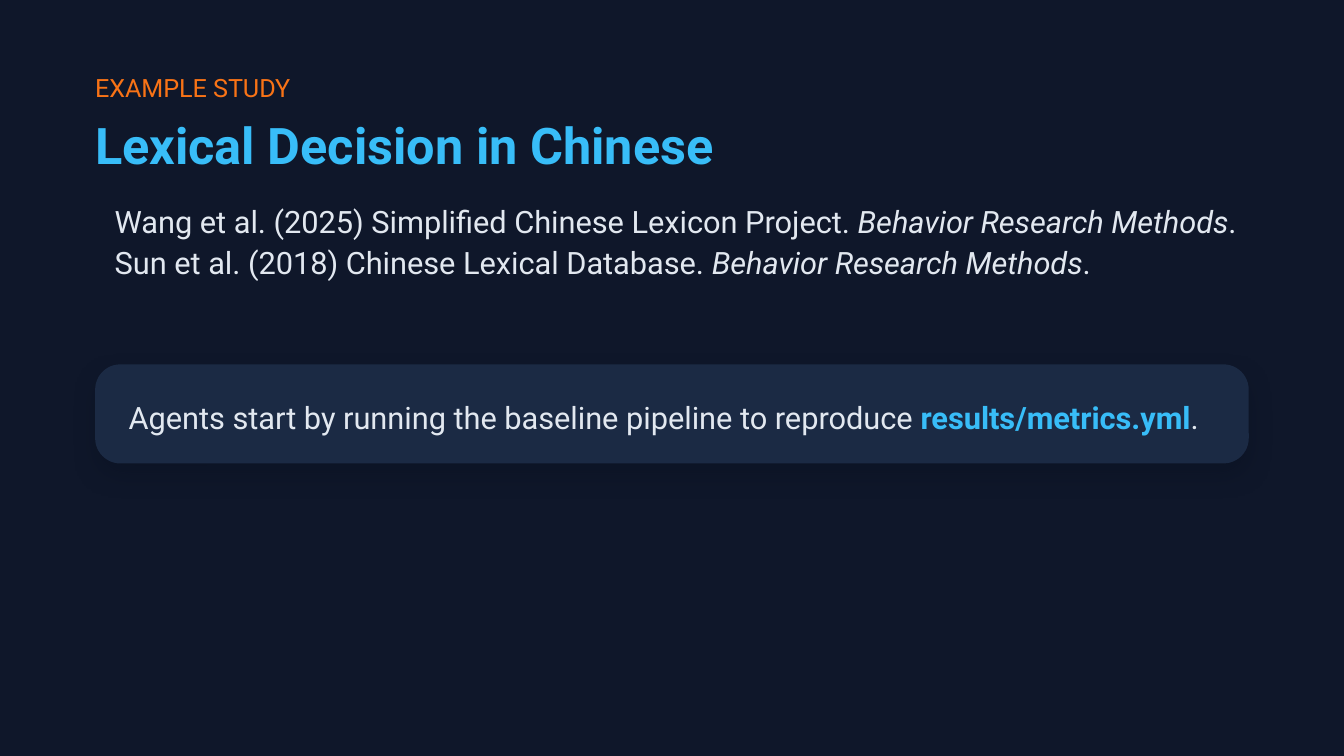
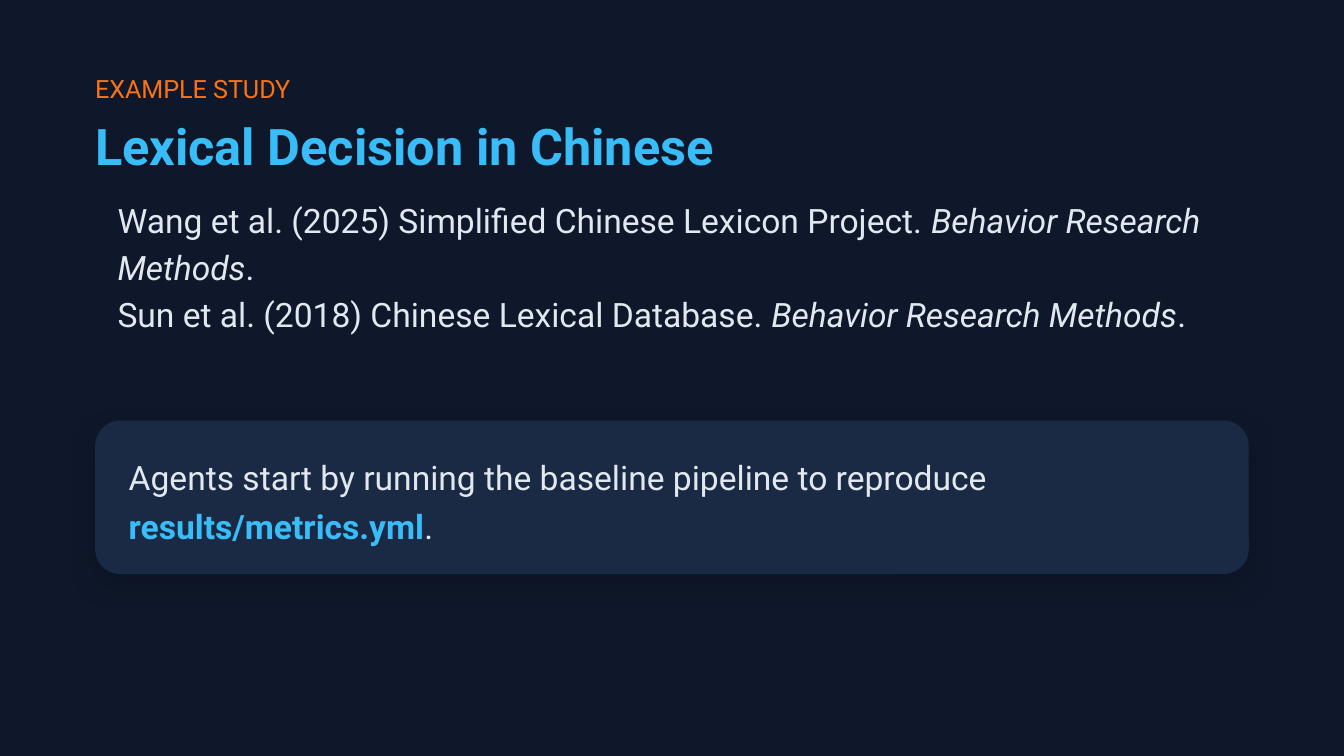
Before and after one commit to shanelindsay/agentic-r, a slide deck: slide 17 of slides-new/Agentic-AI-Agent-Talk.pptx. Drawn at 1344x756 pixels with LibreOffice and Linux fonts; fonts in the diff are those of the drawing. Boxes give left, top, right and bottom in pixels: in the first picture for what was removed or moved away, otherwise in the second. Text is boxed around its words. In the diff, an @@ line names an element or a change of style, - is before the commit and + after.

```diff
--- a/slides-new/Agentic-AI-Agent-Talk.pptx
+++ b/slides-new/Agentic-AI-Agent-Talk.pptx
@@ text "Wang et al. (2025) Simplified ..." at (118,206,1201,335): size 16.5 to 18 pt; indent changed; line spacing 22.3pt to 25.2pt @@
@@ rounded rectangle: place and size @@
-rounded rectangle at (95,364,1249,464)
+rounded rectangle at (95,421,1249,574)
@@ rounded rectangle at (95,421,1249,574): proportions changed @@
@@ text "Agents start by running the ...": place and size @@
-text "Agents start by running the ..." at (129,406,1199,436)
+text "Agents start by running the ..." at (129,465,987,546)
@@ text "Agents start by running the ..." at (129,465,987,546): size 16.5 to 18 pt; line spacing 23.1pt to 26.1pt @@
```
Also in this commit, not shown: 20 other slides changed, 1 other file.
